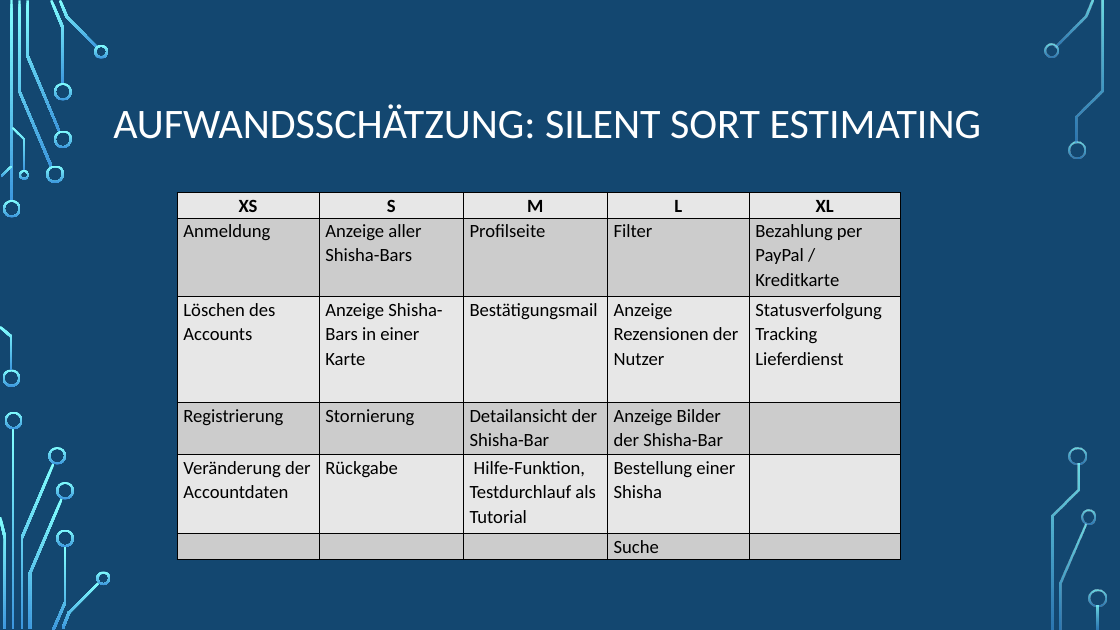
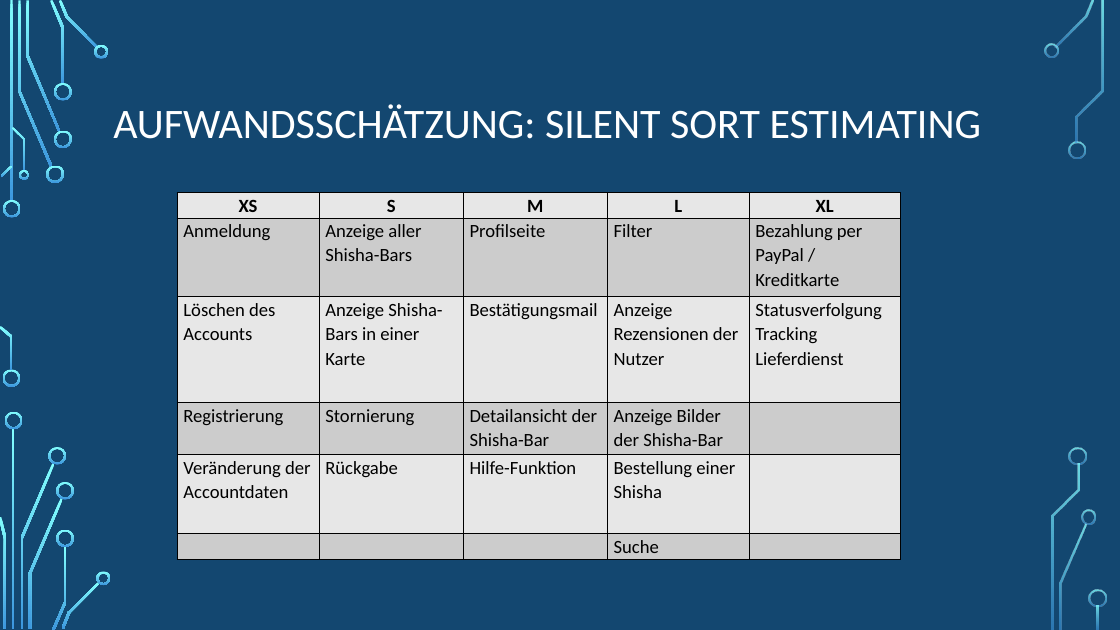
Before and after one commit to kevkre/SE2_Shisha-At-Home, a slide deck: slide 35 of Shisha-AT-Home.pptx (slide 36 before the commit). Drawn at 1120x630 pixels with LibreOffice and Linux fonts; fonts in the diff are those of the drawing; background and template pictures are left out. Boxes give left, top, right and bottom in pixels: in the first picture for what was removed or moved away, otherwise in the second. Text is boxed around its words. In the diff, an @@ line names an element or a change of style, - is before the commit and + after.

```diff
--- a/Shisha-AT-Home.pptx
+++ b/Shisha-AT-Home.pptx
@@ table at (177, 192, 902, 560) @@
-row 5, column 3: Hilfe-Funktion, Testdurchlauf als Tutorial
+row 5, column 3: Hilfe-Funktion
```
Also in this commit, not shown: 1 other slide changed, 1 slide removed, 3 other files.
